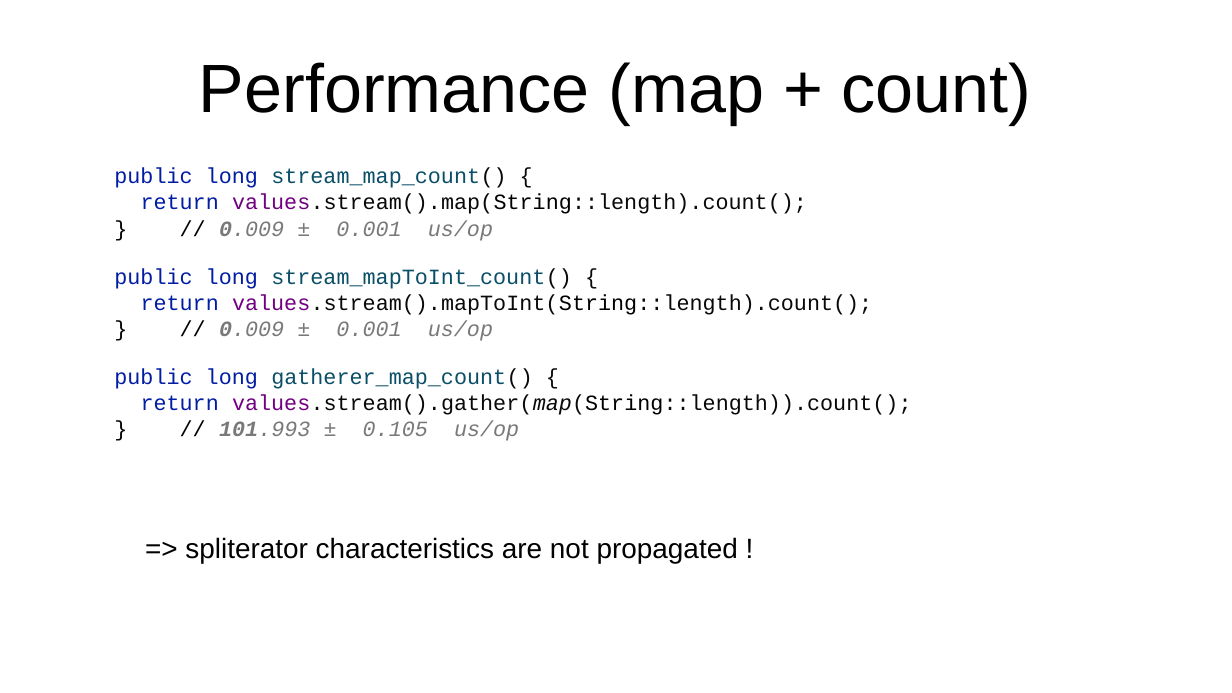
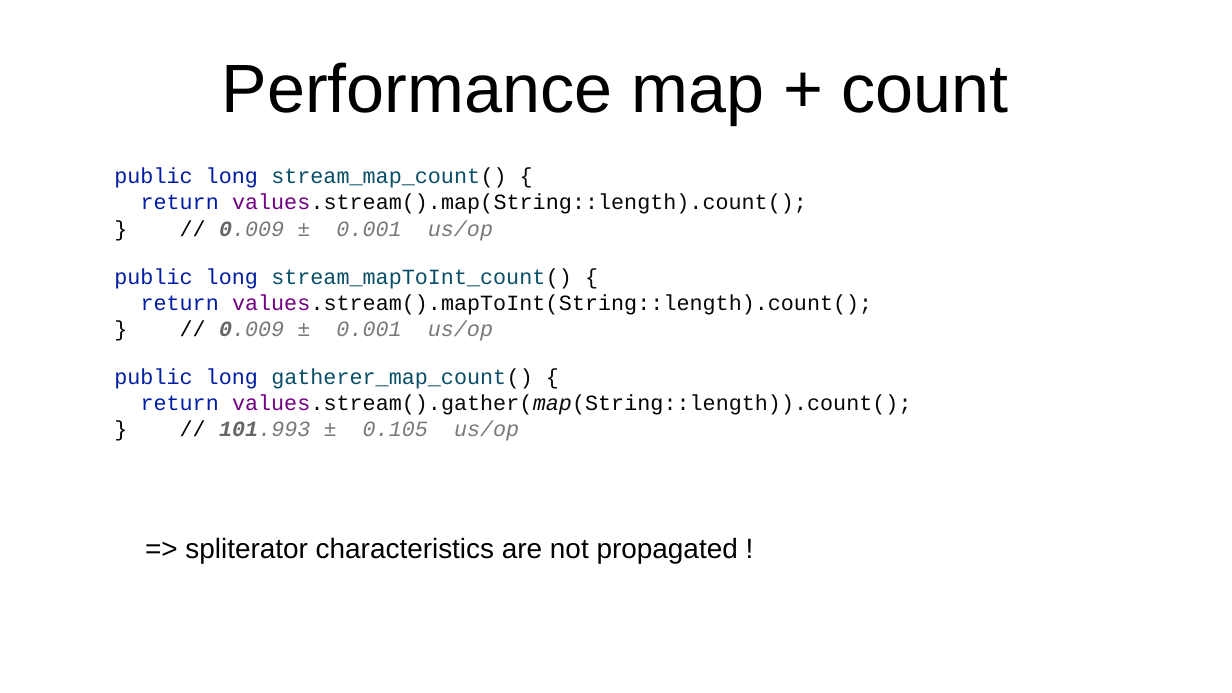
Before and after one commit to forax/we_are_all_to_gather, a slide deck: slide 23 of We are all to gather.odp (slide 24 before the commit). Drawn at 1232x693 pixels with LibreOffice and Linux fonts; fonts in the diff are those of the drawing. Boxes give left, top, right and bottom in pixels: in the first picture for what was removed or moved away, otherwise in the second. Text is boxed around its words. In the diff, an @@ line names an element or a change of style, - is before the commit and + after.

```diff
--- a/We are all to gather.odp
+++ b/We are all to gather.odp
@@ title at (222,62,1009,125): text changed @@
-Performance (map + count)
+Performance map + count
@@ text "public long stream_map_count() { return ..." at (114,168,911,441): text colour #797979 to #666666 in "0.009", "0.009", "101.993" @@
```
Also in this commit, not shown: 11 other slides changed, 7 slides added, 7 slides removed, 1 other file.
